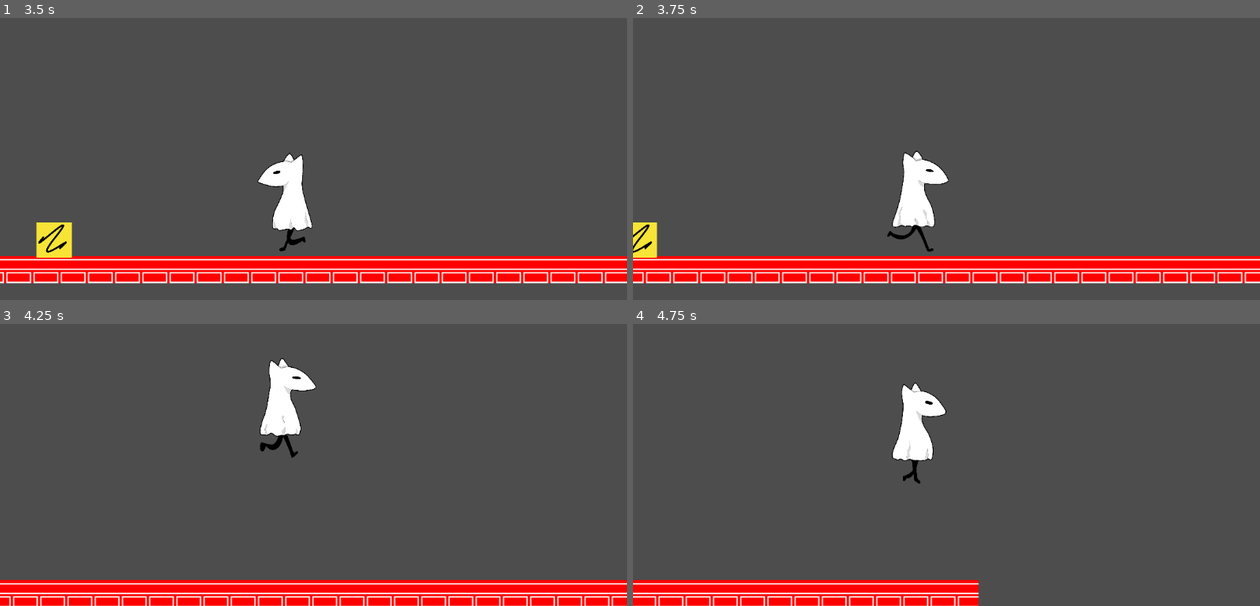
Above: before the commit, frames 1-4 (two rows, left to right).
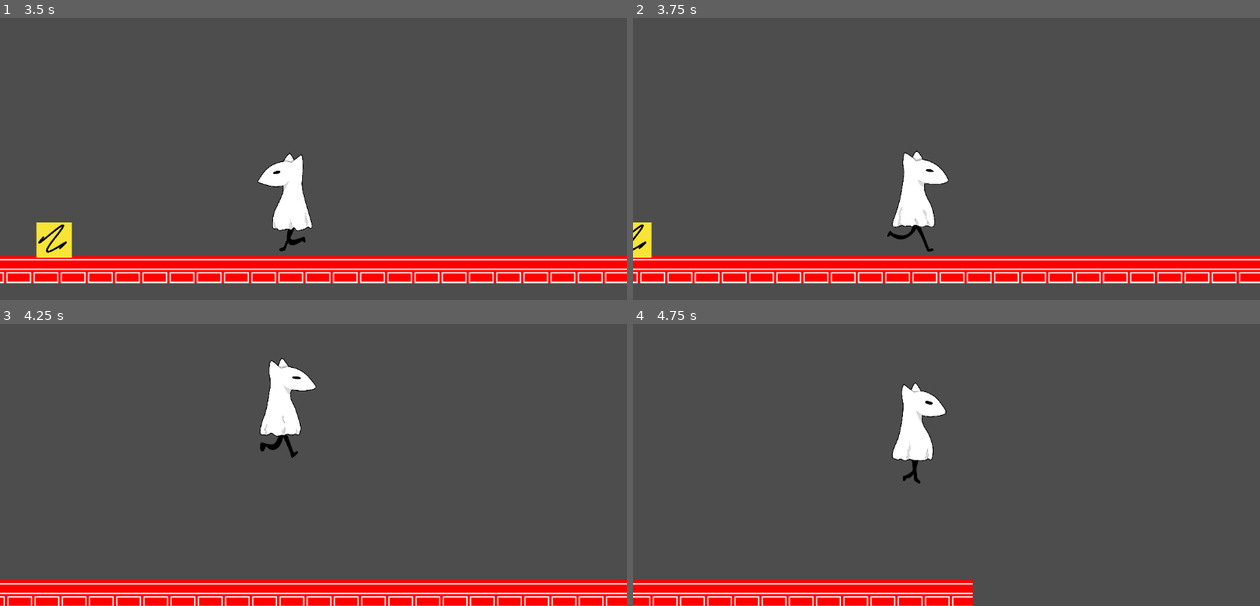
Above: after the commit, the same moments.

Repository: rcivan/ghost-dog
Game: Godot game, scene res://MainTitle.tscn
Same seed, same stepped clock (60 frames per second), same inputs: the game is played once before the commit and once after it.
Inputs:
- Up to frame 1 (3.5 s): click "TestPhysics.tscn" at 0.5 s; hold Q (slide) 1.28-2.03 s; hold Right (right) 1.28-2.78 s; tap Space (jump) at 1.52, 2.27 s; tap Q (slide) at 2.1 s; hold Left (left) from 2.78 s (still down); hold Q (slide) from 2.78 s (still down)
- Up to frame 2 (3.75 s): release Left (left) at 3.53 s; release Q (slide) at 3.53 s; hold Right (right) from 3.53 s (still down); tap Q (slide) at 3.6 s
- Up to frame 3 (4.25 s): keep holding Right (right); tap Space (jump) at 3.77 s
- Up to frame 4 (4.75 s): keep holding Right (right); hold Q (slide) from 4.28 s (still down); tap Space (jump) at 4.52 s

Frame 1 is identical in both runs. In frame 2, 1.5% of the frame differs, in the area x 0-98%, y 72-95%; in frame 3, 1.1%; in frame 4, 0.7%.

Commit message:
button hitbox

Diff:
--- a/game/elements/stage/Button.tscn
+++ b/game/elements/stage/Button.tscn
@@ -1,11 +1,8 @@
-[gd_scene load_steps=7 format=3 uid="uid://dkwrathnvna2f"]
+[gd_scene load_steps=6 format=3 uid="uid://dkwrathnvna2f"]
 
 [ext_resource type="Script" path="res://elements/stage/Button.gd" id="1_3w5ju"]
 [ext_resource type="Texture2D" uid="uid://bhew6cq8hq3cb" path="res://assets/prelim/button/unpressed.png" id="2_4s6ki"]
 [ext_resource type="Texture2D" uid="uid://b847ipen7ciqk" path="res://assets/prelim/button/pressed.png" id="3_qgn0p"]
-
-[sub_resource type="RectangleShape2D" id="RectangleShape2D_ptf3a"]
-size = Vector2(80, 30)
 
 [sub_resource type="SpriteFrames" id="SpriteFrames_1j6gh"]
 animations = [{
@@ -32,21 +29,21 @@
 [node name="StaticBody2D" type="StaticBody2D"]
 position = Vector2(0, 25)
 script = ExtResource("1_3w5ju")
-metadata/_edit_group_ = true
 
-[node name="CollisionShape2D" type="CollisionShape2D" parent="."]
-position = Vector2(0, -15)
-shape = SubResource("RectangleShape2D_ptf3a")
+[node name="CollisionPolygon2D" type="CollisionPolygon2D" parent="."]
+polygon = PackedVector2Array(53, 0, 20, -33, -20, -33, -54, 0)
 
 [node name="AnimatedSprite2D" type="AnimatedSprite2D" parent="."]
+visible = false
 position = Vector2(-50, -100)
+scale = Vector2(1, 1.00116)
 sprite_frames = SubResource("SpriteFrames_1j6gh")
 centered = false
 
 [node name="Area2D" type="Area2D" parent="."]
 
 [node name="CollisionShape2D" type="CollisionShape2D" parent="Area2D"]
-position = Vector2(0, -47)
+position = Vector2(0, -51)
 shape = SubResource("RectangleShape2D_4lpm2")
 
 [connection signal="body_entered" from="Area2D" to="." method="_on_area_2d_body_entered"]
--- a/game/test/stages/TestPhysics.tscn
+++ b/game/test/stages/TestPhysics.tscn
@@ -37,7 +37,7 @@
 tile_set = ExtResource("2_hv3n7")
 format = 2
 layer_0/z_index = -1
-layer_0/tile_data = PackedInt32Array(720897, 1, 0, 655361, 1 …(859 unchanged characters)… 851999, 1, 0, 852000, 1, 0, 852001, 1, 0)
+layer_0/tile_data = PackedInt32Array(720897, 1, 0, 655361, 1 …(859 unchanged characters)… 851999, 1, 0, 852000, 1, 0, 852001, 1, 0, 786462, 3, 65536)
 layer_1/name = ""
 layer_1/enabled = true
 layer_1/modulate = Color(1, 1, 1, 1)
